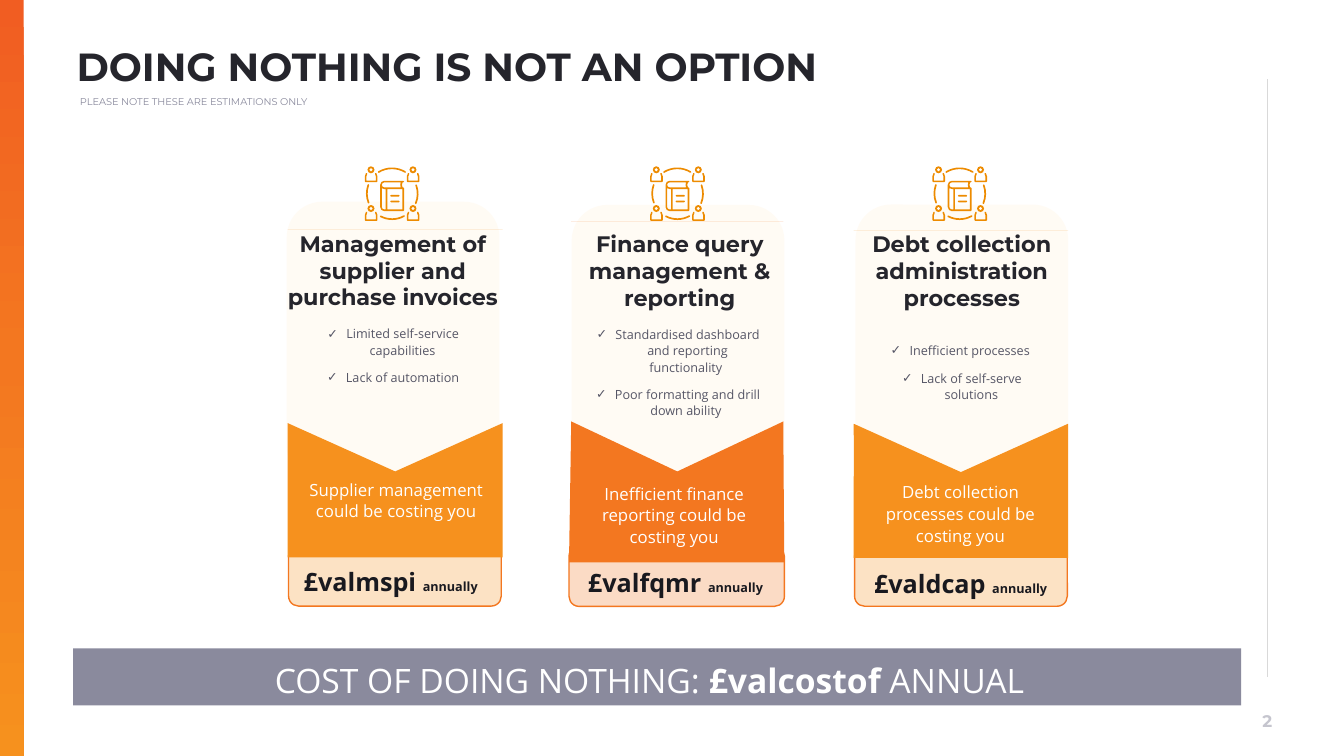
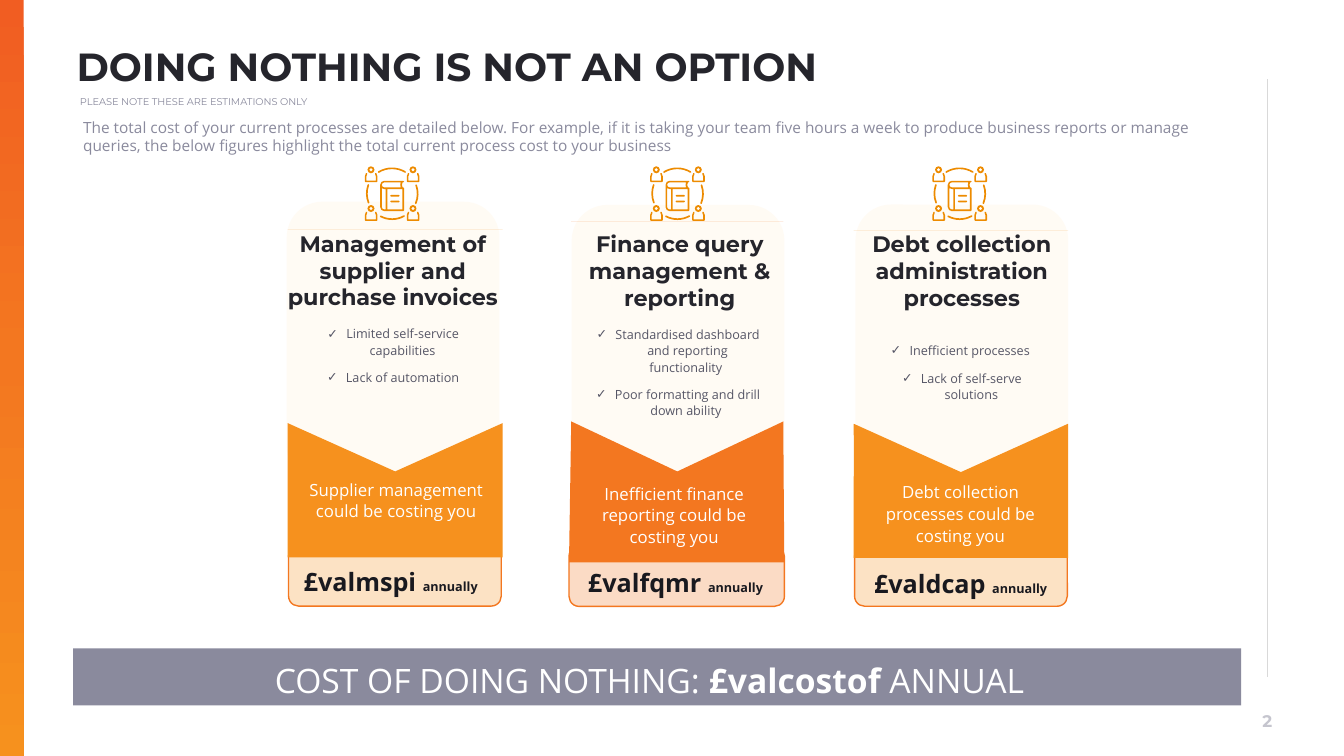
Before and after one commit to muratozdemirpiblo/ppt-api, a slide deck: slide 2 of client.pptx. Drawn at 1344x756 pixels with LibreOffice and Linux fonts; fonts in the diff are those of the drawing; background and template pictures are left out. Boxes give left, top, right and bottom in pixels: in the first picture for what was removed or moved away, otherwise in the second. Text is boxed around its words. In the diff, an @@ line names an element or a change of style, - is before the commit and + after.

```diff
--- a/client.pptx
+++ b/client.pptx
@@ text added at (83, 121, 1189, 155), 11 pt, text #8A8A9D @@
+The total cost of your current processes are detailed below. For example, if it is taking your team five hours a week to produce business reports or manage queries, the below figures highlight the total current process cost to your business
```
Also in this commit, not shown: 3 other files.
